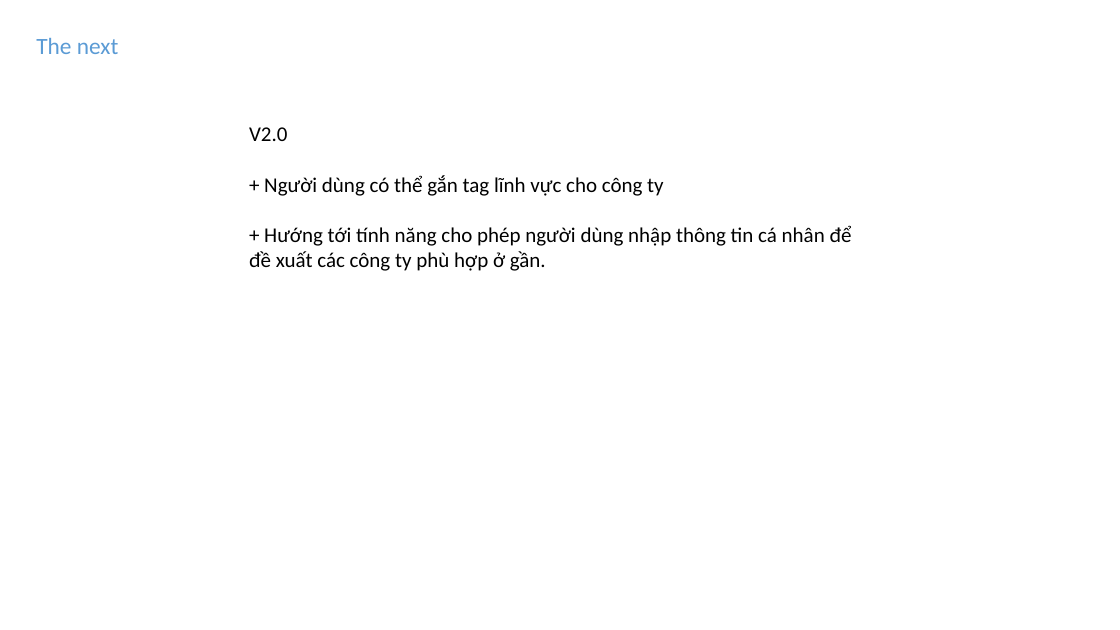
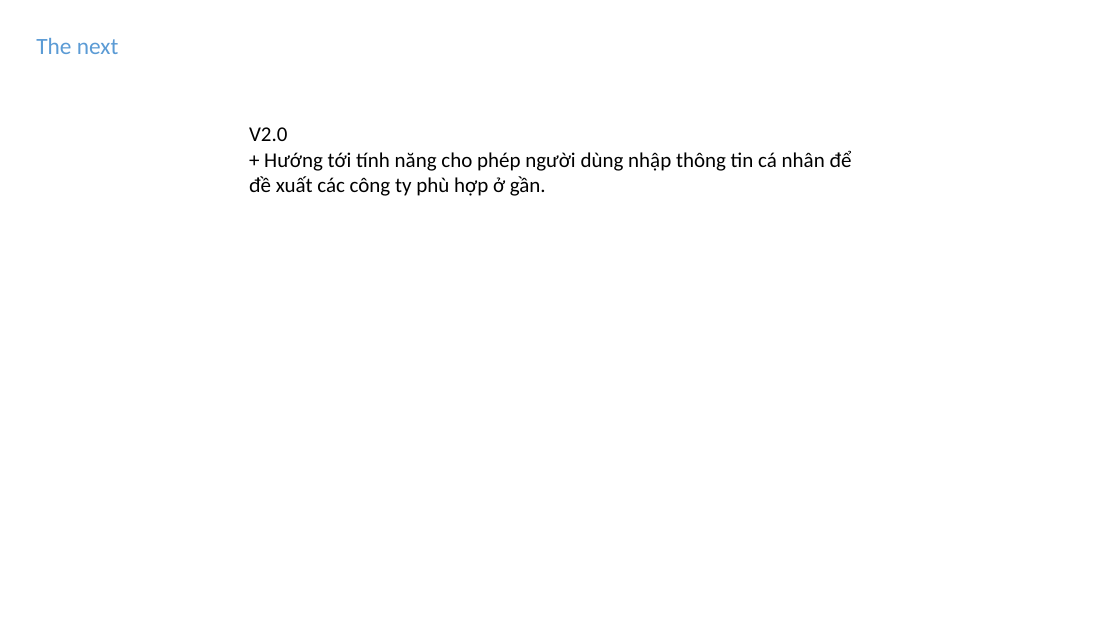
Before and after one commit to kimmanhcuong96/around-work-docs, a slide deck: slide 8 of Plain-plan.pptx (slide 6 before the commit). Drawn at 1120x630 pixels with LibreOffice and Linux fonts; fonts in the diff are those of the drawing. Boxes give left, top, right and bottom in pixels: in the first picture for what was removed or moved away, otherwise in the second. Text is boxed around its words. In the diff, an @@ line names an element or a change of style, - is before the commit and + after.

```diff
--- a/Plain-plan.pptx
+++ b/Plain-plan.pptx
@@ text at bbox=[264, 175, 664, 196]: paragraph removed @@
-+ Người dùng có thể gắn tag lĩnh vực cho công ty
```
Also in this commit, not shown: 3 other slides changed, 2 slides added.
